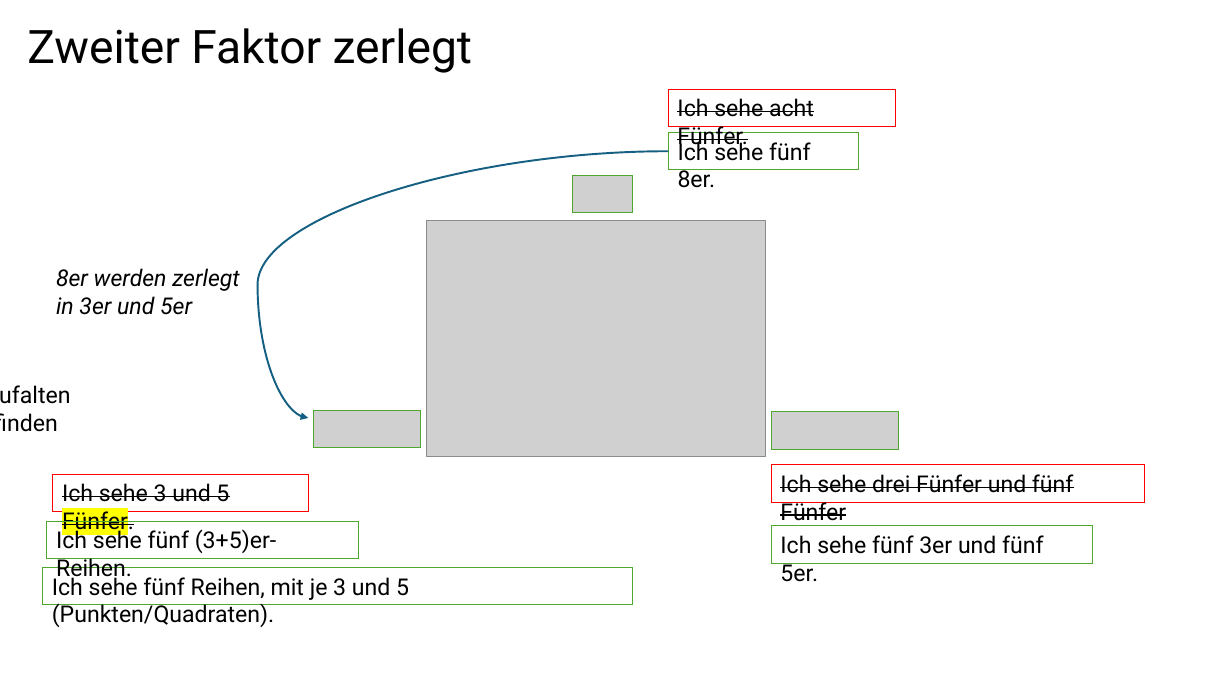
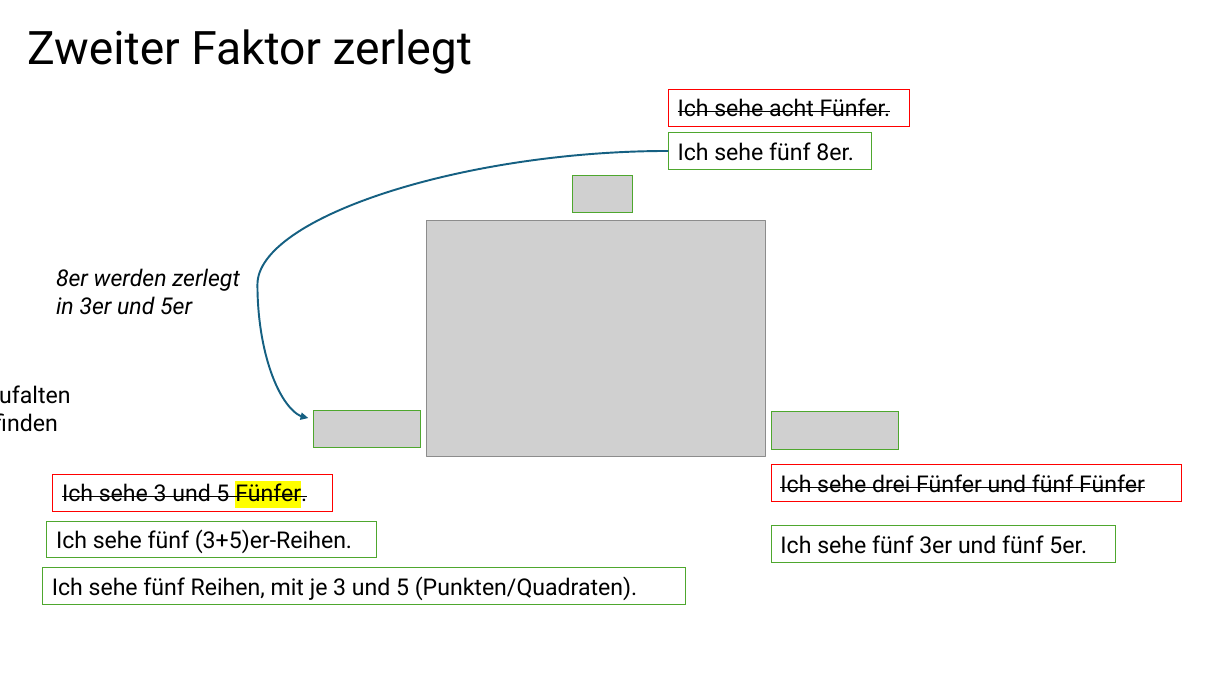
Before and after one commit to MismatchEta/divomath-VAMs, a slide deck: slide 14 of v4.0.0/Überlegungen_Rechteckfeld_250430.pptx. Drawn at 1232x693 pixels with LibreOffice and Linux fonts; fonts in the diff are those of the drawing; grey boxes stand for pictures. Boxes give left, top, right and bottom in pixels: in the first picture for what was removed or moved away, otherwise in the second. Text is boxed around its words. In the diff, an @@ line names an element or a change of style, - is before the commit and + after.

```diff
--- a/v4.0.0/Überlegungen_Rechteckfeld_250430.pptx
+++ b/v4.0.0/Überlegungen_Rechteckfeld_250430.pptx
@@ rectangle "Ich sehe acht Fünfer." resized from (x1=668, y1=90, x2=896, y2=127) to (x1=668, y1=90, x2=909, y2=127) @@
@@ rectangle "Ich sehe fünf 8er." resized from (x1=668, y1=132, x2=858, y2=169) to (x1=668, y1=132, x2=872, y2=169) @@
@@ rectangle "Ich sehe 3 und 5 ..." resized from (x1=53, y1=474, x2=308, y2=511) to (x1=53, y1=474, x2=332, y2=511) @@
@@ outline #FF0000 0.75 pt to #FF0000 0 pt in 3 elements at (x1=668, y1=90, x2=909, y2=127), (x1=53, y1=474, x2=332, y2=511), (x1=772, y1=465, x2=1182, y2=502) @@
@@ rectangle "Ich sehe drei Fünfer und ..." resized from (x1=772, y1=465, x2=1145, y2=502) to (x1=772, y1=465, x2=1182, y2=502) @@
@@ rectangle "Ich sehe fünf (3+5)er-Reihen." resized from (x1=47, y1=521, x2=359, y2=558) to (x1=47, y1=521, x2=377, y2=558) @@
@@ rectangle "Ich sehe fünf 3er und ..." resized from (x1=772, y1=526, x2=1093, y2=563) to (x1=772, y1=526, x2=1116, y2=563) @@
@@ outline #4EA72E 0.75 pt to #4EA72E 0 pt in 4 elements at (x1=47, y1=521, x2=377, y2=558), (x1=772, y1=526, x2=1116, y2=563), (x1=668, y1=132, x2=872, y2=169), (x1=43, y1=567, x2=686, y2=604) @@
@@ rectangle "Ich sehe fünf Reihen, mit ..." resized from (x1=43, y1=567, x2=632, y2=604) to (x1=43, y1=567, x2=686, y2=604) @@
```
Also in this commit, not shown: 16 other slides changed, 16 other files.
